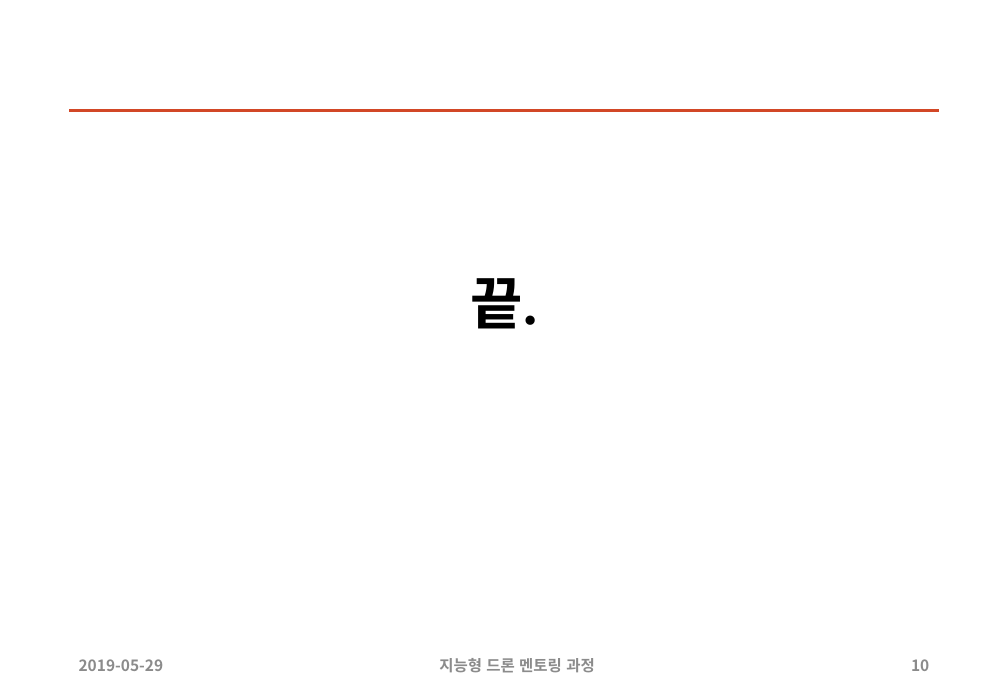
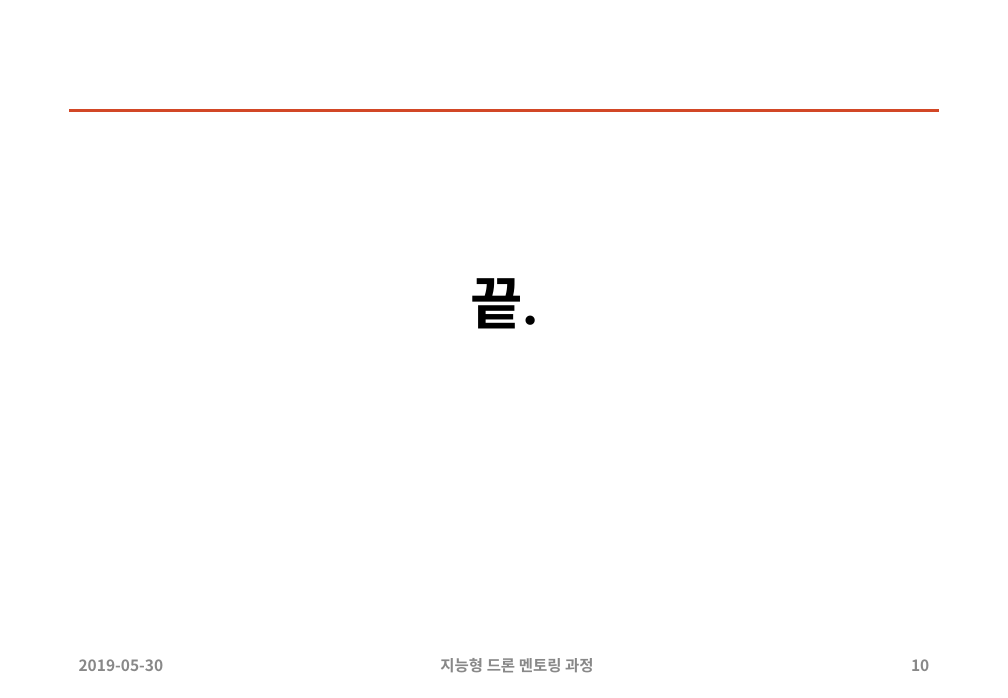
Before and after one commit to sunabove/autopilot_doc, a slide deck: slide 10 of 120 구매/107 지능형 드론 멘토링 HW 구매 목록 19년 5월 V1.1.pptx. Drawn at 1008x698 pixels with LibreOffice and Linux fonts; fonts in the diff are those of the drawing. Boxes give left, top, right and bottom in pixels: in the first picture for what was removed or moved away, otherwise in the second. Text is boxed around its words. In the diff, an @@ line names an element or a change of style, - is before the commit and + after.

```diff
--- a/120 구매/107 지능형 드론 멘토링 HW 구매 목록 19년 5월 V1.1.pptx
+++ b/120 구매/107 지능형 드론 멘토링 HW 구매 목록 19년 5월 V1.1.pptx
@@ text at (79, 659, 164, 671): text changed; text colour #8C8C8C to #888888 @@
-2019-05-29
+2019-05-30
@@ text "지능형 드론 멘토링 과정" at (440, 658, 593, 673): text colour #8C8C8C to #888888 @@
```
Also in this commit, not shown: 9 other slides changed, 7 other files.
